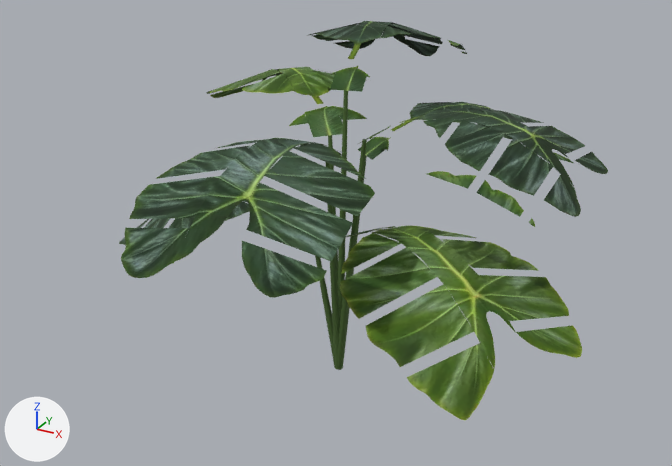
Two versions of the glTF model public/Assets/terrain/coastal-jungle/objects/forest/split_leaf_02.glb, one commit apart.
Rendered twice from a 50 mm camera at (1.79, -3.28, 2.32) aimed at (-0.02, 0.02, 0.67). Lighting does not change. The marker at lower left points along +X, +Y and +Z. The picture after the commit comes second. Vertices at exactly the same position are counted once.

Objects in the first picture: 'split_leaf_02'.
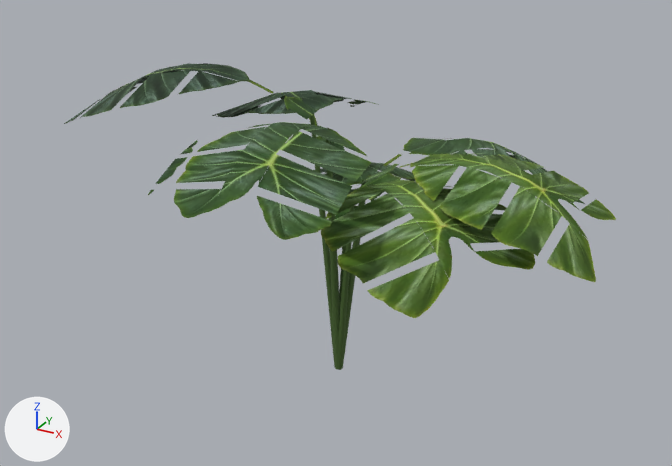
Pixel boxes [x1, y1, x2, y2] of what changed, in the pictures (672 x 466 px; the box of a moved part takes in the faces that stretch with it):
'split_leaf_02', reshaped (13% wider, 23% shorter): before [119, 21, 608, 420]; after [64, 63, 616, 370]
part 1 of me_split_leaf_001, moved or reshaped: before [358, 108, 574, 186]; after [358, 154, 588, 239]
part 2 of me_split_leaf_001, moved or reshaped: before [262, 67, 343, 137]; after [267, 90, 345, 151]
part 3 of me_split_leaf_001, moved or reshaped: before [175, 138, 344, 261]; after [212, 122, 318, 210]
part 4 of me_split_leaf_001, moved or reshaped: before [358, 102, 527, 160]; after [366, 138, 548, 201]
part 5 of me_split_leaf_001, moved or reshaped: before [330, 21, 407, 92]; after [335, 162, 392, 219]
part 6 of me_split_leaf_001, moved or reshaped: before [119, 91, 582, 420]; after [64, 63, 535, 370]
part 7 of me_split_leaf_001, surface changed: before [121, 21, 608, 298]; after [148, 90, 616, 282]

Patch to the scene script:
```diff
--- a/public/Assets/terrain/coastal-jungle/objects/forest/split_leaf_02.glb.py
+++ b/public/Assets/terrain/coastal-jungle/objects/forest/split_leaf_02.glb.py
@@ me_split_leaf_001 @@
 # used by ob_split_leaf_02; location = (0.0, 0.0, 0.0)
-me_split_leaf_001.from_pydata(...)  # 546 vertices, 392 faces; spans x -1.17..1.34, y -1.28..1.41, z 0.0..1.47
+me_split_leaf_001.from_pydata(...)  # 546 vertices, 392 faces; spans x -1.32..1.24, y -1.04..1.2, z 0.0..1.37
+# me_split_leaf_001 part 1: the loose piece of 18 vertices spanning x 0.12..1.18, y -0.08..0.08, z 0.97..1.3 is scaled about its middle by (1.06, 0.902, 1.01), then moved by (0.03, 0.0, -0.18)
+# me_split_leaf_001 part 2: the loose piece of 18 vertices spanning x -0.97..-0.04, y 0.03..0.9, z 0.92..1.26 is scaled about its middle by (0.895, 0.896, 0.912), then moved by (0.04, -0.04, -0.09)
+# me_split_leaf_001 part 3: the loose piece of 18 vertices spanning x -0.06..0.18, y -1.28..-0.11, z 0.91..1.26 is scaled about its middle by (0.835, 0.794, 0.807), then moved by (-0.01, 0.12, 0.08)
+# me_split_leaf_001 part 4: the loose piece of 18 vertices spanning x 0.02..0.76, y 0.05..0.95, z 0.87..1.19 is scaled about its middle by (1.08, 1.08, 1.07), then moved by (0.03, 0.03, -0.19)
+# me_split_leaf_001 part 5: the loose piece of 18 vertices spanning x -0.43..0.04, y 0.1..1.38, z 1.1..1.47 is scaled about its middle by (0.791, 0.763, 0.786), then moved by (0.04, -0.15, -0.63)
+# me_split_leaf_001 part 6: 398 of 546 vertices moved; they spanned x -1.17..1.34, y -1.27..1.41, z 0.0..1.47 and now span x -1.32..1.2, y -1.03..1.2, z 0.0..1.37; mean shift (-0.03, 0.01, -0.01); largest move (-0.02, 0.01, 0.0) -> (-0.13, -0.02, 1.2)
+# me_split_leaf_001 part 7: 180 kept faces spanning x -1.07..1.24, y -1.04..1.2, z 0.51..1.31 get new texture (UV) coordinates
 me_split_leaf_001.materials.append(mat_tropical_leaf_atlas)
```
